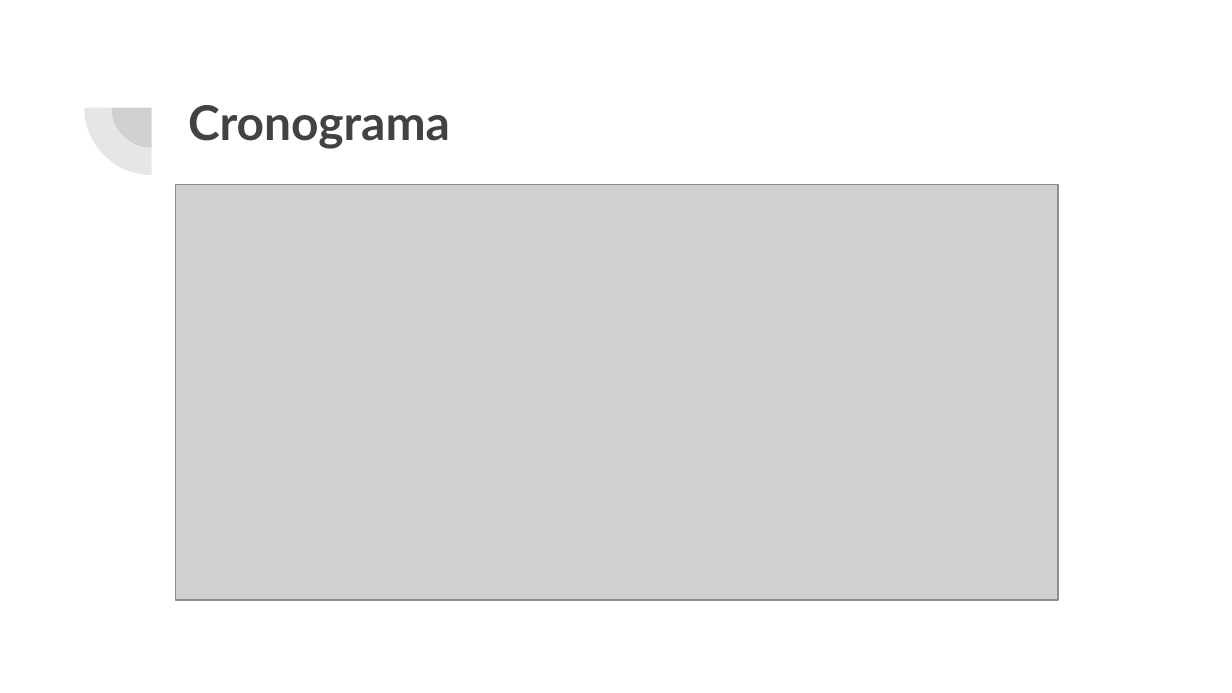
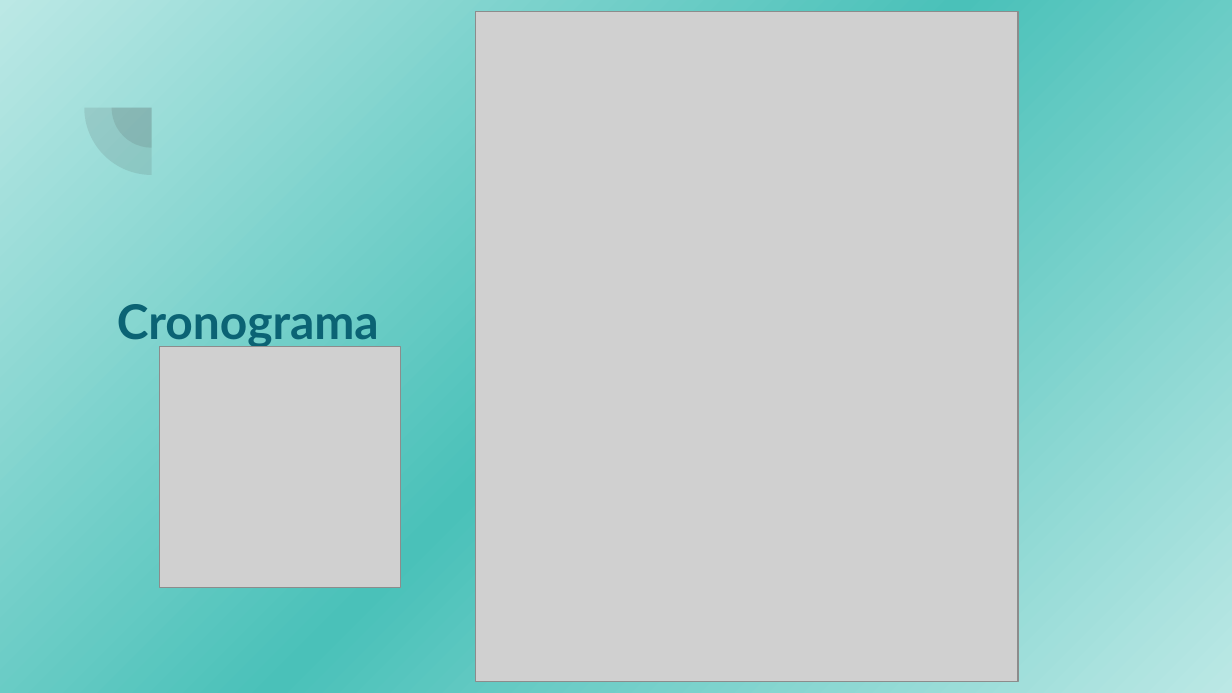
Before and after one commit to TopherHasashi/ServiHogar, a slide deck: slide 9 of Entrega 1/Evidencias Grupales/ServiHogar.pptx (slide 6 before the commit). Drawn at 1232x693 pixels with LibreOffice and Linux fonts; fonts in the diff are those of the drawing; grey boxes stand for pictures. Boxes give left, top, right and bottom in pixels: in the first picture for what was removed or moved away, otherwise in the second. Text is boxed around its words. In the diff, an @@ line names an element or a change of style, - is before the commit and + after.

```diff
--- a/Entrega 1/Evidencias Grupales/ServiHogar.pptx
+++ b/Entrega 1/Evidencias Grupales/ServiHogar.pptx
@@ background #FFFFFF to gradient #BBE8E5 to #4AC1B9 @@
@@ picture added at (x1=476, y1=11, x2=1018, y2=681) @@
@@ picture removed at (x1=176, y1=185, x2=1058, y2=600) @@
@@ title "Cronograma" moved from (x1=188, y1=105, x2=450, y2=149) to (x1=117, y1=304, x2=379, y2=349) @@
@@ title "Cronograma" at (x1=117, y1=304, x2=379, y2=349): text colour #424242 to #0B6374 @@
@@ picture added at (x1=159, y1=346, x2=400, y2=588) @@
```
Also in this commit, not shown: 2 other slides changed, 7 slides added, 5 slides removed, 2 other files.
